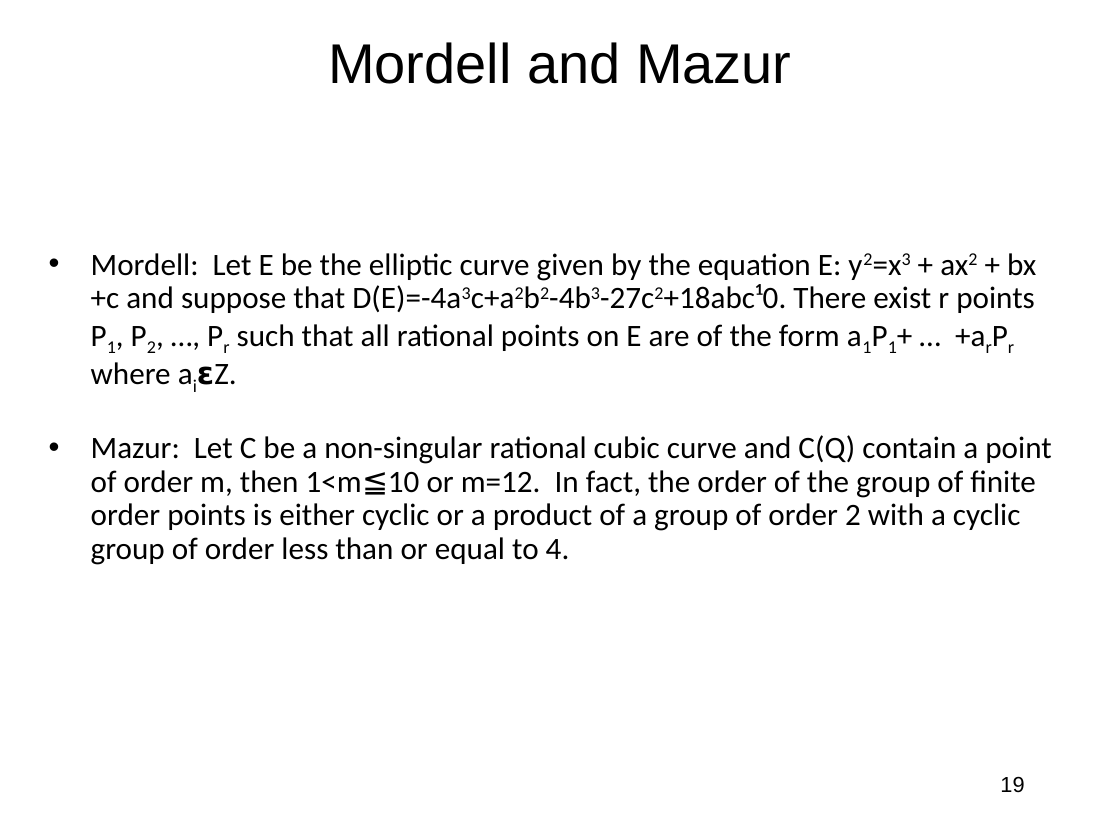
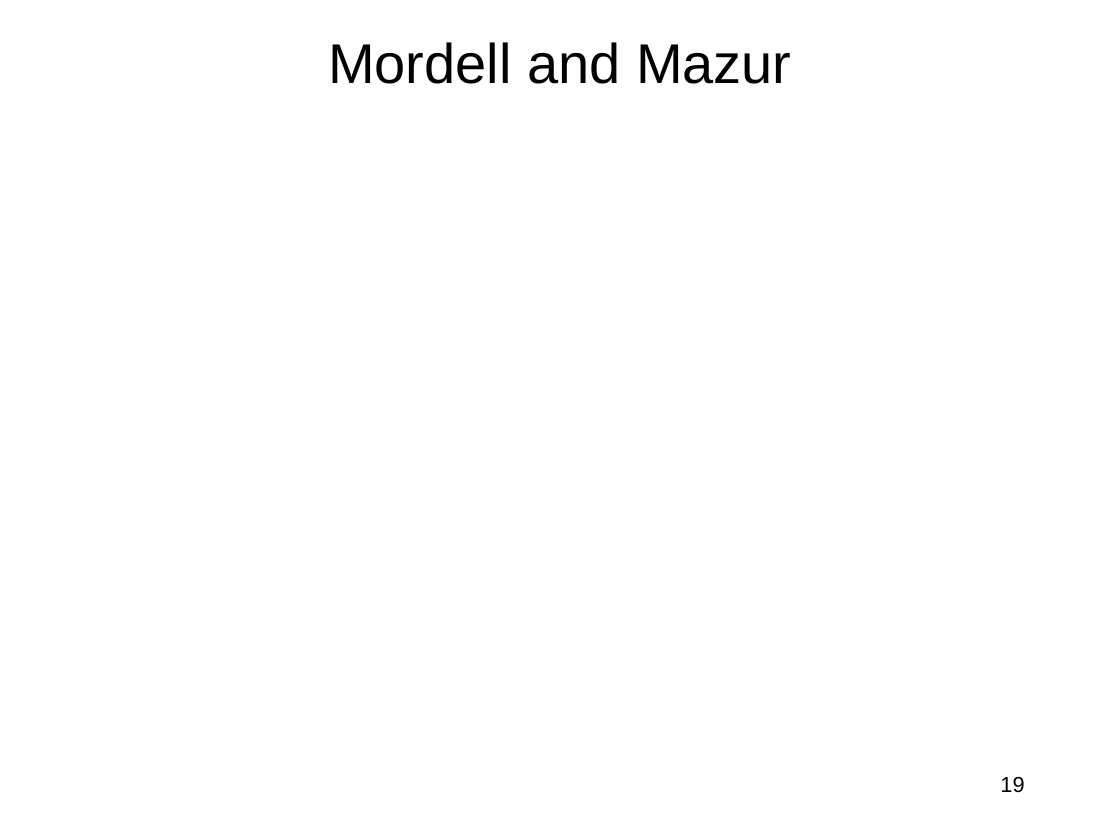
Before and after one commit to jlmucb/class_notes, a slide deck: slide 19 of BerkeleyClass/CS290Spring2013/Lectures/Cryptoclass10.pptx. Drawn at 1120x840 pixels with LibreOffice and Linux fonts; fonts in the diff are those of the drawing; grey boxes stand for pictures. Boxes give left, top, right and bottom in pixels: in the first picture for what was removed or moved away, otherwise in the second. Text is boxed around its words. In the diff, an @@ line names an element or a change of style, - is before the commit and + after.

Commit message:
elliptic curve fixes

```diff
--- a/BerkeleyClass/CS290Spring2013/Lectures/Cryptoclass10.pptx
+++ b/BerkeleyClass/CS290Spring2013/Lectures/Cryptoclass10.pptx
@@ text removed at (91, 253, 1051, 565) @@
-• Mordell: Let E be the elliptic curve given by the equation E: y2=x3 + ax2 + bx +c and suppose that D(E)=-4a3c+a2b2-4b3-27c2+18abc¹0. There exist r points P1, P2, …, Pr such that all rational points on E are of the form a1P1+ … +arPr where ai𝝴Z.
-• Mazur: Let C be a non-singular rational cubic curve and C(Q) contain a point of order m, then 1<m≦10 or m=12. In fact, the order of the group of finite order points is either cyclic or a product of a group of order 2 with a cyclic group of order less than or equal to 4.
```
Also in this commit, not shown: 2 other slides changed, 3 other files.
